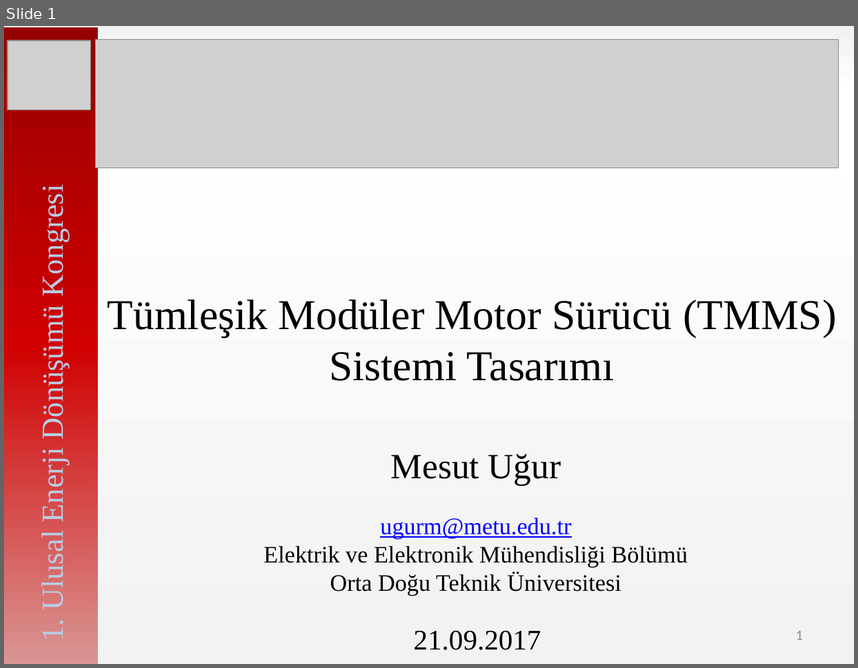
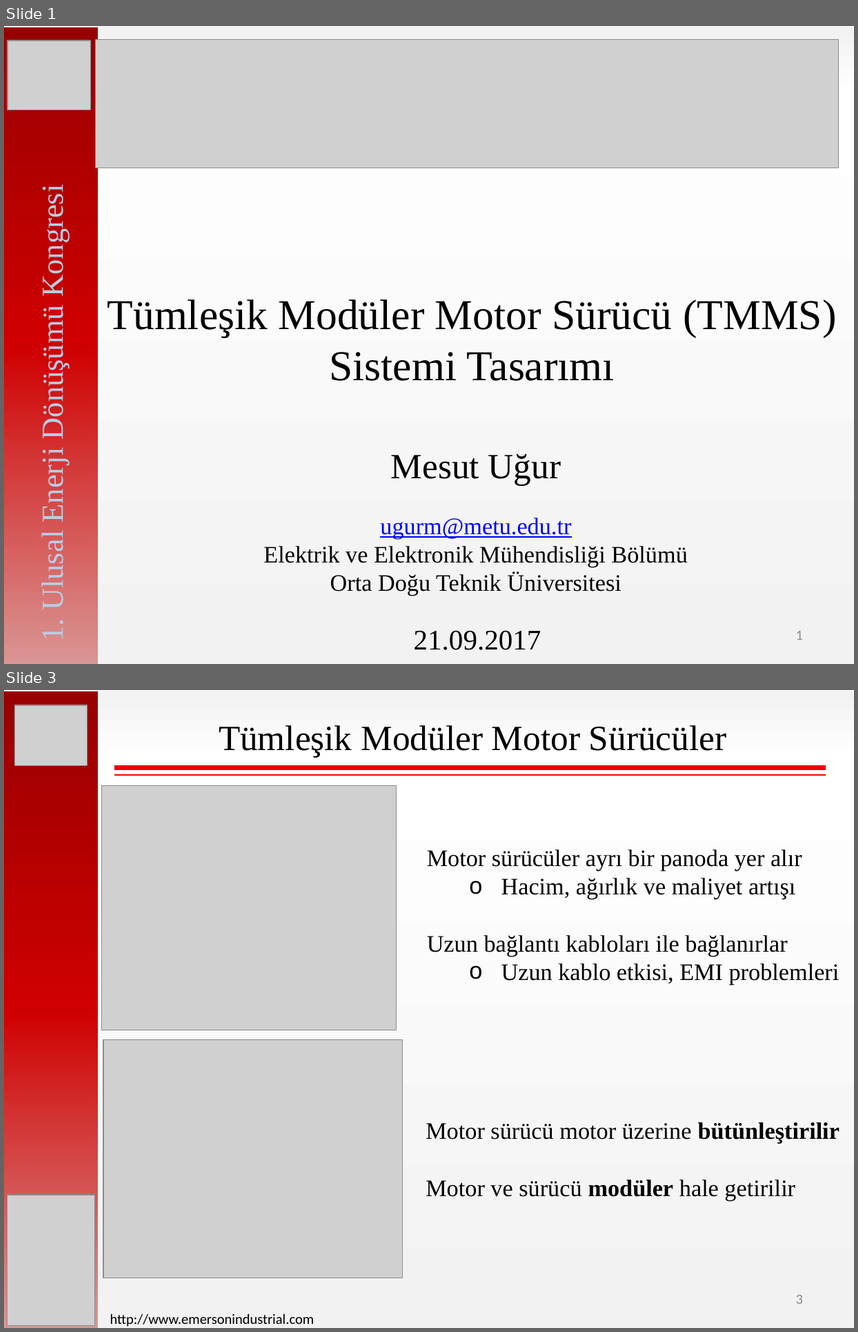
Before and after one commit to hakanpolat/IMMD, a slide deck: Paper/EL-EN 2017/sunum/ELEN2017_OralPres_Mesut_Uğur.pptx. Shown one above the other, each under a label of ours: slide 1 before the commit, slides 1 and 3 after it; the slides between them are not shown. The pictures are 858x668 and 858x1332 pixels, drawn with LibreOffice and Linux fonts; fonts in the diff are those of the drawing; grey boxes stand for pictures. Boxes give left, top, right and bottom in pixels: in the first picture for what was removed or moved away, otherwise in the second. Text is boxed around its words. In the diff, an @@ line names an element or a change of style, - is before the commit and + after.

```diff
--- a/Paper/EL-EN 2017/sunum/ELEN2017_OralPres_Mesut_Uğur.pptx
+++ b/Paper/EL-EN 2017/sunum/ELEN2017_OralPres_Mesut_Uğur.pptx
@@ slide 3 added at box(4, 690, 854, 1328), background gradient #F2F2F2 to #FFFFFF @@
@@ rectangle added at box(4, 691, 99, 1328), fill gradient #970000 to #D00000 to #D99694 @@
@@ picture added at box(15, 705, 87, 766) @@
@@ text added at box(219, 725, 726, 758), 30 pt, text #000000 @@
+Tümleşik Modüler Motor Sürücüler
@@ line added from (114, 768) to (826, 768), #F20000 4 pt @@
@@ picture added at box(102, 785, 396, 1030) @@
@@ line added from (114, 775) to (826, 775), #F20000 1.5 pt @@
@@ text added at box(427, 849, 840, 985), 20 pt, text #000000 @@
+Motor sürücüler ayrı bir panoda yer alır
+  o Hacim, ağırlık ve maliyet artışı
+Uzun bağlantı kabloları ile bağlanırlar
+  o Uzun kablo etkisi, EMI problemleri
@@ picture added at box(103, 1039, 403, 1279) @@
@@ text added at box(426, 1122, 840, 1201), 20 pt, text #000000 @@
+Motor sürücü motor üzerine bütünleştirilir
+Motor ve sürücü modüler hale getirilir
@@ picture added at box(7, 1194, 94, 1325) @@
@@ page number added at box(796, 1294, 803, 1303), 12 pt, text #8C8C8C @@
+3
@@ text added at box(110, 1313, 314, 1326), 12 pt, text #000000 @@
+http://www.emersonindustrial.com
```
Also in this commit, not shown: 1 slide changed, 13 other slides added, 1 slide removed, 14 other files.
